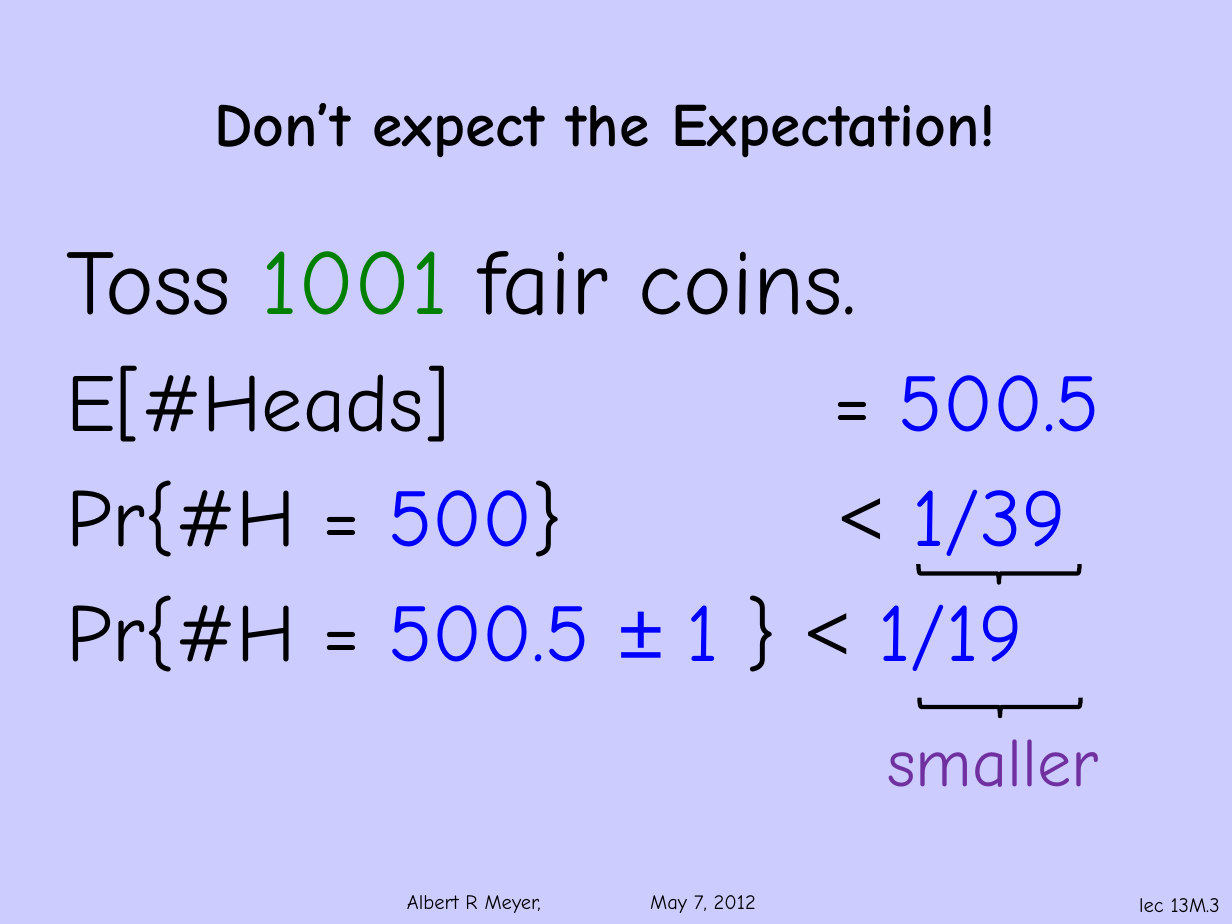
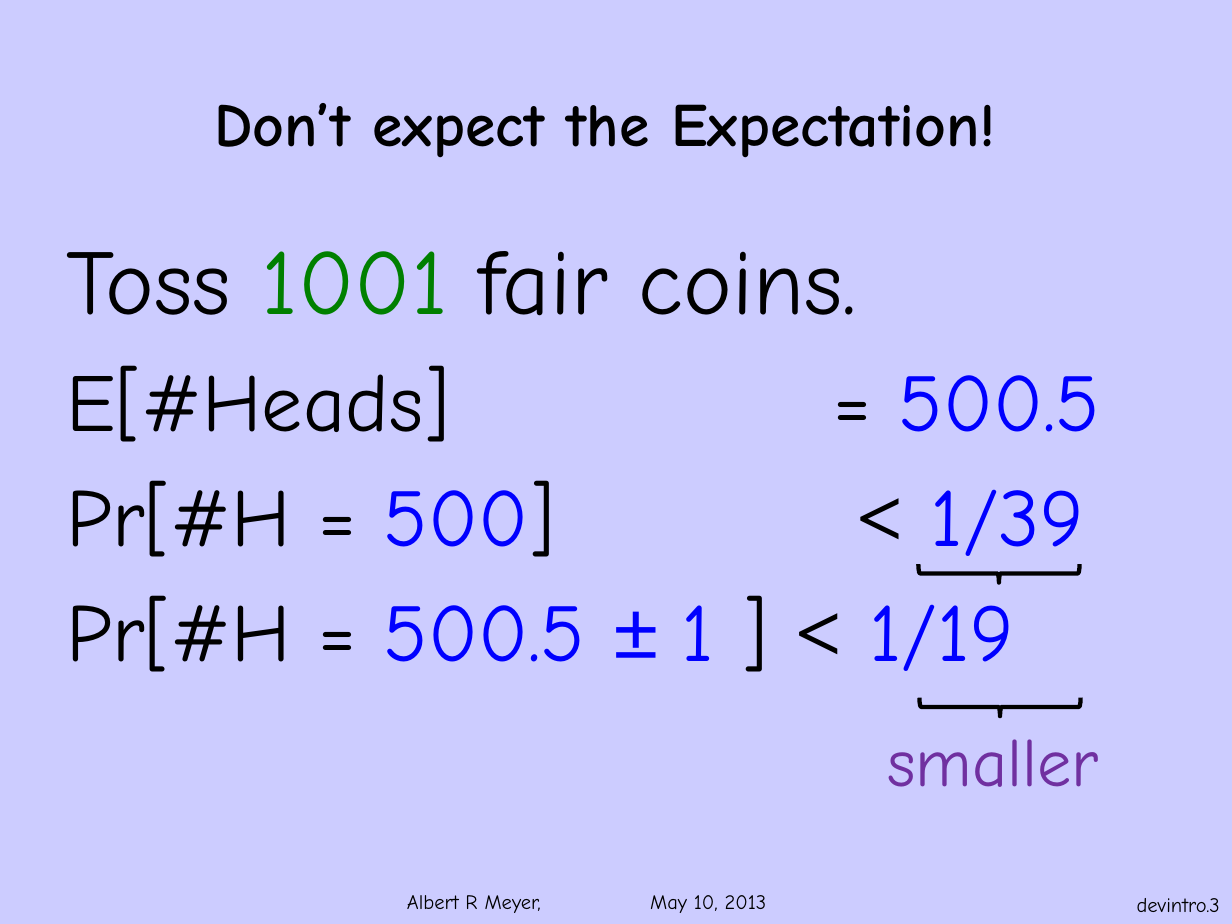
Before and after one commit to armeyer/mcs_web, a slide deck: slide 3 of spring13/slides13/deviation-intro.pptx. Drawn at 1232x924 pixels with LibreOffice and Linux fonts; fonts in the diff are those of the drawing; background and template pictures are left out. Boxes give left, top, right and bottom in pixels: in the first picture for what was removed or moved away, otherwise in the second. Text is boxed around its words. In the diff, an @@ line names an element or a change of style, - is before the commit and + after.

```diff
--- a/spring13/slides13/deviation-intro.pptx
+++ b/spring13/slides13/deviation-intro.pptx
@@ text at box(66, 480, 1084, 672): text changed @@
-Pr{#H = 500} < 1/39
-Pr{#H = 500.5 ± 1 } < 1/19
+Pr[#H = 500] < 1/39
+Pr[#H = 500.5 ± 1 ] < 1/19
@@ text at box(407, 895, 767, 913): text changed @@
-Albert R Meyer, May 7, 2012
+Albert R Meyer, May 10, 2013
@@ page number at box(1137, 898, 1220, 912): text changed @@
-lec 13M.3
+devintro.3
```
Also in this commit, not shown: 10 other slides changed, 5 other files.
